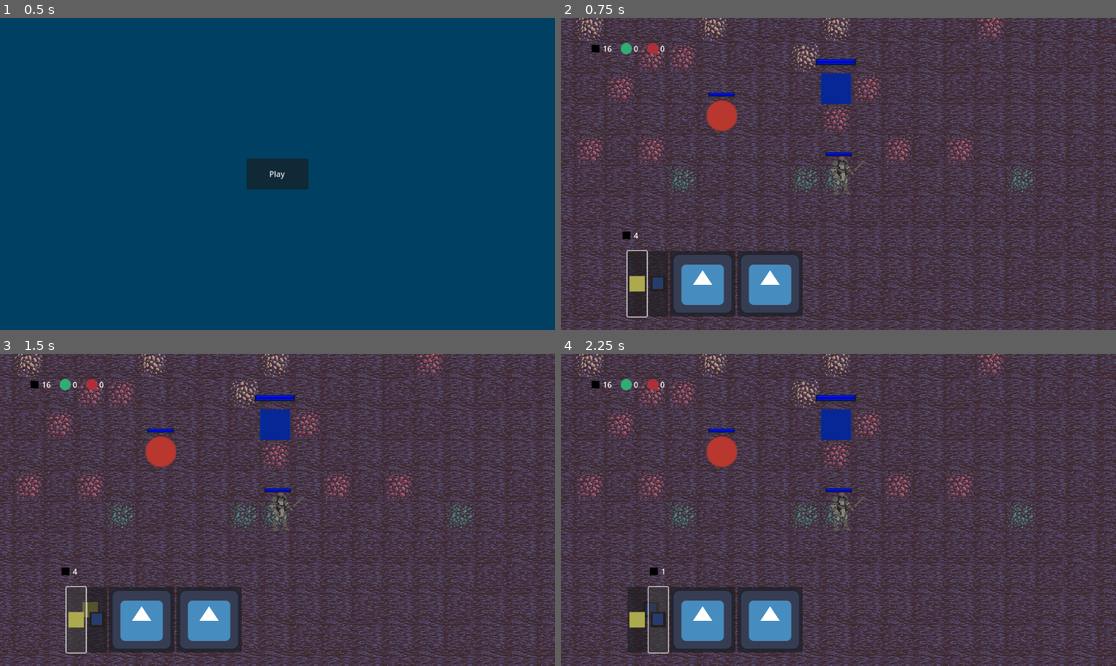
Above: before the commit, frames 1-4 (two rows, left to right).
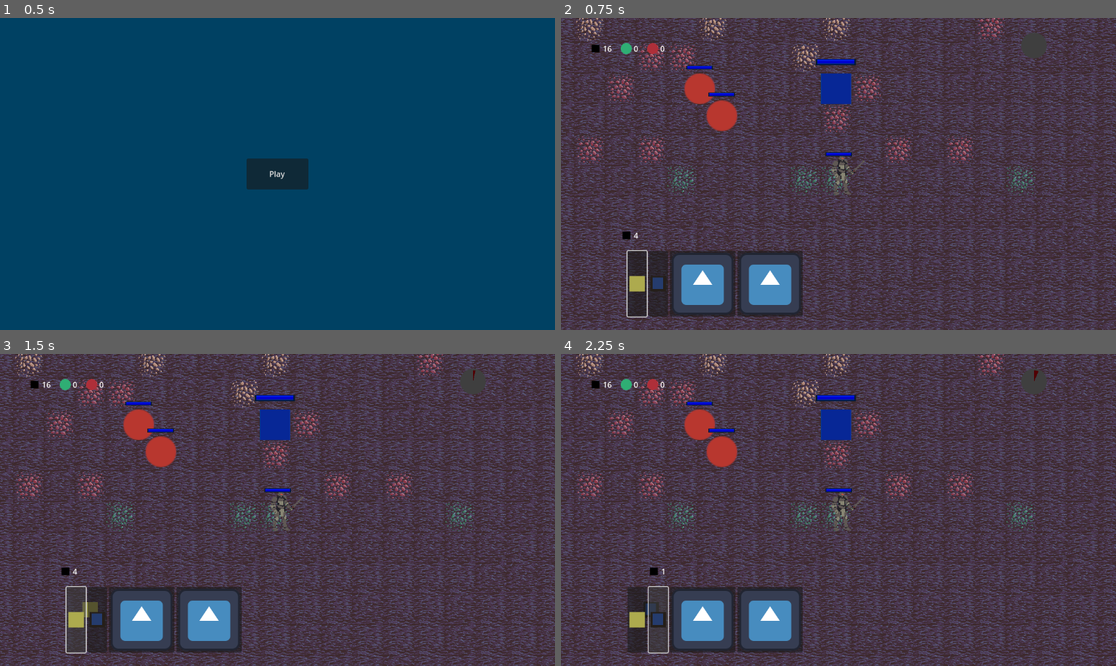
Above: after the commit, the same moments.

Repository: Schmo103/Euclid
Game: Godot game, scene res://menu/menu.tscn
Two runs of this game, one before a commit and one after it. Both use one fixed random seed, a clock stepped at 60 frames per second and the inputs below. The engine's default icon, where the game draws it, is replaced by a stand-in: a white triangle on a blue panel in a dark square.
Inputs (mouse positions are in pixels of both pictures, inside the frame that each line leads up to):
- Up to frame 1 (0.5 s): no input
- Up to frame 2 (0.75 s): click "Play" at 0.5 s
- Up to frame 3 (1.5 s): click (77, 619) at 1.25 s
- Up to frame 4 (2.25 s): click (660, 619) at 2 s

Frame 1 is identical in both runs. In frame 2, 0.5% of the frame differs, in the area x 22-88%, y 4-28%; in frame 3, 0.6%; in frame 4, 0.6%.

Commit message:
FInished laser tower, added wave countdown display, began wave manager

Diff:
--- a/Euclid/enemies/enemy.gd
+++ b/Euclid/enemies/enemy.gd
@@ -18,6 +18,18 @@
 		die()
 
 
+func hit_by_laser(dmg : int) -> void:
+	take_damage(dmg)
+
+
+func hit_by_missile(dmg : int) -> void:
+	take_damage(dmg)
+
+
+func hit_by_shock(dmg : int) -> void:
+	take_damage(dmg)
+
+
 func die() -> void:
 	print("Enemy died")
 	queue_free()
--- a/Euclid/enemies/standard/standard_enemy.gd
+++ b/Euclid/enemies/standard/standard_enemy.gd
@@ -58,7 +58,7 @@
 		#stopping
 		s.set_linear_velocity(Vector2.ZERO)
 
-	var anim_dir : Vector2 = lv.normalized()
+#	var anim_dir : Vector2 = lv.normalized()
 
 
 func set_health(h : int) -> int:
--- a/Euclid/enemies/standard/standard_enemy.tscn
+++ b/Euclid/enemies/standard/standard_enemy.tscn
@@ -16,7 +16,7 @@
 radius = 76.0066
 
 [node name="StandardEnemy" type="RigidBody2D" node_paths=PackedStringArray("health_display", "nav_agent", "state_machine", "target_detector")]
-collision_layer = 5
+collision_layer = 21
 custom_integrator = true
 max_contacts_reported = 1
 contact_monitor = true
--- a/Euclid/game_state/game_state.gd
+++ b/Euclid/game_state/game_state.gd
@@ -16,6 +16,7 @@
 var front_tile_map : TileMap
 var world : World
 var missiles : MissileManager
+var enemy_manager : EnemyManager
 
 #tile size information
 var tile_size : Vector2 = Vector2(32, 32)
--- /dev/null
+++ b/Euclid/in_game_menu/wave_alert.gd
@@ -0,0 +1,76 @@
+class_name WaveAlert
+extends Control
+
+signal end_of_count_down_reached
+
+@export var wave_progress_bar : TextureProgressBar
+
+@export var total_time_till_wave : float = 30:
+	set(v):
+		total_time_till_wave = v
+		wave_progress_bar.max_value = v
+
+var time_till_wave : float:
+	set(v):
+		time_till_wave = v
+		if v < 0:
+			time_till_wave = 0
+		wave_progress_bar.value = total_time_till_wave - time_till_wave
+
+
+var displaying_final_countdown : bool = false
+var final_count_down_message : String = "Wave in: \n"
+var start_count_down_num : int = 3
+var count_down_num : int = start_count_down_num
+var last_rep : bool = false
+var last_rep_message : String = "Wave Began"
+
+
+func _ready() -> void:
+	reset_counter()
+	wave_progress_bar.max_value = total_time_till_wave
+	$Label.visible = false
+
+
+func reset_counter() -> void:
+	time_till_wave = total_time_till_wave
+
+
+func _process(delta) -> void:
+	time_till_wave -= delta
+	if time_till_wave <= 0 and not displaying_final_countdown:
+		display_final_countdown()
+
+
+func display_final_countdown() -> void:
+	wave_progress_bar.visible = false
+	displaying_final_countdown = true
+	$Label.visible = true
+	$Label.text = final_count_down_message + str(count_down_num)
+	last_rep = false
+	$FinalCountDownTimer.wait_time = 1
+	$FinalCountDownTimer.start()
+
+
+func clean_up_final_count_down() -> void:
+	end_of_count_down_reached.emit()
+	reset_counter()
+	displaying_final_countdown = false
+	$Label.visible = false
+	wave_progress_bar.visible = true
+	count_down_num = start_count_down_num
+
+
+func _on_final_count_down_timer_timeout():
+	count_down_num -= 1
+	if count_down_num <= 0:
+		if not last_rep:
+			$FinalCountDownTimer.wait_time = 3
+			$FinalCountDownTimer.start()
+			$Label.text = last_rep_message
+			last_rep = true
+		else:
+			clean_up_final_count_down()
+	else:
+		$Label.text = final_count_down_message + str(count_down_num)
+		$FinalCountDownTimer.start()
--- /dev/null
+++ b/Euclid/in_game_menu/wave_alert.tscn
@@ -0,0 +1,38 @@
+[gd_scene load_steps=4 format=3 uid="uid://bdfwmr3hcam26"]
+
+[ext_resource type="Script" path="res://in_game_menu/wave_alert.gd" id="1_sogbl"]
+[ext_resource type="Texture2D" uid="uid://cyxqog0hwgamp" path="res://in_game_menu/wave_progress_bar_background_image.png" id="2_dhe57"]
+[ext_resource type="Texture2D" uid="uid://istjvgijlljb" path="res://in_game_menu/wave_progress_bar_image.png" id="3_xjg7d"]
+
+[node name="WaveAlert" type="Control" node_paths=PackedStringArray("wave_progress_bar")]
+layout_mode = 3
+anchors_preset = 0
+offset_right = 40.0
+offset_bottom = 40.0
+script = ExtResource("1_sogbl")
+wave_progress_bar = NodePath("WaveProgressBar")
+
+[node name="WaveProgressBar" type="TextureProgressBar" parent="."]
+layout_mode = 0
+offset_left = 950.0
+offset_top = 25.0
+offset_right = 1206.0
+offset_bottom = 281.0
+scale = Vector2(0.25, 0.25)
+value = 100.0
+fill_mode = 4
+texture_under = ExtResource("2_dhe57")
+texture_progress = ExtResource("3_xjg7d")
+
+[node name="Label" type="Label" parent="."]
+layout_mode = 0
+offset_left = 866.0
+offset_top = 40.0
+offset_right = 1103.0
+offset_bottom = 110.0
+horizontal_alignment = 1
+
+[node name="FinalCountDownTimer" type="Timer" parent="."]
+one_shot = true
+
+[connection signal="timeout" from="FinalCountDownTimer" to="." method="_on_final_count_down_timer_timeout"]
--- a/Euclid/project.godot
+++ b/Euclid/project.godot
@@ -75,6 +75,7 @@
 2d_physics/layer_2="TowerLayer"
 2d_physics/layer_3="EnemyLayer"
 2d_physics/layer_4="PlayerLayer"
+2d_physics/layer_5="EnemyShapeForLaserLayer"
 
 [rendering]
 
--- a/Euclid/towers/laser_tower/laser_tower.gd
+++ b/Euclid/towers/laser_tower/laser_tower.gd
@@ -4,6 +4,7 @@
 @export var enemy_detector : Area2D
 @export var laser_fire_postion : Node2D
 @export var laser_line : Line2D
+@export var laser_ray_cast : RayCast2D
 
 @export var damage : int = 20
 
@@ -32,27 +33,33 @@
 			fire_laser()
 	if firing:
 		if is_instance_valid(target):
+			update_laser_ray_cast()
 			draw_laser()
 		else:
-			firing = false
+			quit_firing()
 
 
+#activates laser and related stuff
 func fire_laser() -> void:
 	loaded = false
 	firing = true
-	target.take_damage(damage)
-	draw_laser()
+	target.hit_by_laser(damage)
 	$FireTimer.start()
 	$LoadTimer.start()
+	update_laser_ray_cast()
+	laser_ray_cast.force_raycast_update()
 
 
+#draws the laser
 func draw_laser() -> void:
 	laser_line.visible = true
 	laser_line.clear_points()
 	laser_line.add_point(laser_fire_postion.position)
-	laser_line.add_point(to_local(target.global_position))
+#	laser_line.add_point(to_local(target.global_position))
+	laser_line.add_point(to_local(laser_ray_cast.get_collision_point()))
 
 
+#sets the target of the tower as the closeset enemy in range
 func set_target() -> void:
 	var bodies = enemy_detector.get_overlapping_bodies()
 	if is_instance_valid(target) and bodies.has(target):
@@ -62,11 +69,21 @@
 		var d : float = -1
 		for b in bodies:
 			if b.is_in_group("enemy"):
-				var new_d : float = to_global(position).distance_to(target.global_position)
+				var new_d : float
+				new_d = to_global(position).distance_to(b.global_position)
 				if d == -1 or new_d < d:
 					target = b
 					d = new_d
 		return
+
+
+func update_laser_ray_cast() -> void:
+	laser_ray_cast.target_position = to_local(target.global_position)
+
+
+func quit_firing() -> void:
+	firing = false
+	laser_line.visible = false
 
 
 func can_fire() -> bool:
@@ -78,5 +95,4 @@
 
 
 func _on_fire_timer_timeout():
-	firing = false
-	laser_line.visible = false
+	quit_firing()
--- a/Euclid/towers/laser_tower/laser_tower.tscn
+++ b/Euclid/towers/laser_tower/laser_tower.tscn
@@ -11,12 +11,14 @@
 [sub_resource type="CircleShape2D" id="CircleShape2D_5kc2r"]
 radius = 125.0
 
-[node name="LaserTower" type="StaticBody2D" node_paths=PackedStringArray("enemy_detector", "laser_fire_postion", "laser_line", "health_display", "tower_menu")]
+[node name="LaserTower" type="StaticBody2D" node_paths=PackedStringArray("enemy_detector", "laser_fire_postion", "laser_line", "laser_ray_cast", "health_display", "tower_menu")]
 collision_layer = 3
 script = ExtResource("1_i48fo")
 enemy_detector = NodePath("EnemyDetector")
 laser_fire_postion = NodePath("LaserFirePosition")
 laser_line = NodePath("LaserLine")
+laser_ray_cast = NodePath("LaserRayCast")
+fire_duration = 1.0
 type = 1
 health_display = NodePath("HealthDisplay")
 tower_menu = NodePath("TowerMenu")
@@ -38,7 +40,7 @@
 
 [node name="TowerMenu" parent="." instance=ExtResource("4_mn7y1")]
 
-[node name="LaserFirePosition" type="Node2D" parent="."]
+[node name="LaserFirePosition" type="Marker2D" parent="."]
 
 [node name="LoadTimer" type="Timer" parent="."]
 one_shot = true
@@ -55,7 +57,9 @@
 [node name="LaserLine" type="Line2D" parent="."]
 width = 2.0
 default_color = Color(0.0392157, 0.607843, 0.941176, 1)
-antialiased = true
+
+[node name="LaserRayCast" type="RayCast2D" parent="."]
+collision_mask = 16
 
 [connection signal="timeout" from="LoadTimer" to="." method="_on_load_timer_timeout"]
 [connection signal="timeout" from="FireTimer" to="." method="_on_fire_timer_timeout"]
--- a/Euclid/towers/missile_tower/missile.gd
+++ b/Euclid/towers/missile_tower/missile.gd
@@ -32,7 +32,7 @@
 
 
 func hit(body : Node2D) -> void:
-	body.take_damage(damage)
+	body.hit_by_missile(damage)
 	free_missile()
 
 
--- /dev/null
+++ b/Euclid/world/enemies.gd
@@ -0,0 +1,5 @@
+class_name EnemyManager
+extends Node2D
+
+func _enter_tree() -> void:
+	GameState.enemy_manager = self
--- /dev/null
+++ b/Euclid/world/enemy_spawn_manager.gd
@@ -0,0 +1,49 @@
+class_name EnemySpawnManager
+extends Node2D
+
+@export var wave_alert : WaveAlert
+
+var standard_enemy_scene : PackedScene = preload("res://enemies/standard/standard_enemy.tscn")
+
+var wave_difficulty : int = 1
+var wave : Dictionary = {standard_enemy_scene : 1}
+var wave_nodes : Array[Enemy]
+var wave_spwan_position : Vector2 = Vector2.ZERO
+
+func _ready() -> void:
+	wave_alert.end_of_count_down_reached.connect(_on_final_count_down_ended)
+
+
+func _on_final_count_down_ended() -> void:
+	prep_next_wave()
+	launch_wave()
+
+
+func prep_next_wave() -> void:
+	wave_spwan_position = get_wave_spawn_point()
+	generate_wave()
+
+
+func launch_wave() -> void:
+	#actually instances all the enemies in the wave at wave_spawn_point
+	wave_nodes.clear()
+	for enemy_scene in wave.keys():
+		for i in range(0, wave[enemy_scene]):
+			print("adding node to wave_nodes")
+			var e = enemy_scene.instansiate()
+			e.position = wave_spwan_position
+			wave_nodes.append(e)
+	#spawn first enemy
+	#start spawn delay timer
+	#and make so it goes throught the array, spawning an enemy and removing it from the array on each timeout
+
+
+
+func generate_wave() -> void:
+	#uses wave difficulty to procedurally generate wave adn sets wave Dictionary
+	pass
+
+
+func get_wave_spawn_point() -> Vector2:
+	#if time choose randomly from all spawn point children
+	return $SpawnPoint.position
--- a/Euclid/world/world.gd
+++ b/Euclid/world/world.gd
@@ -23,7 +23,7 @@
 	player_spawn_timer.start()
 
 
-func _on_player_spawn_timer_timeout():
+func _on_player_spawn_timer_timeout() -> void:
 	var p = player_scene.instantiate()
 	p.position = home_tile_pos * GameState.real_tile_size + GameState.real_tile_size * 1.5
 	$Mobs.add_child(p)
--- a/Euclid/world/world.tscn
+++ b/Euclid/world/world.tscn
@@ -6,6 +6,7 @@
 [ext_resource type="Script" path="res://building_system/build_manager.gd" id="3_ioyl6"]
 [ext_resource type="PackedScene" uid="uid://cqn1djklucwvp" path="res://building_system/building_gui/building_gui.tscn" id="3_wdhqa"]
 [ext_resource type="Texture2D" uid="uid://lys7qnvna8qx" path="res://art/navigation_tile_image.png" id="4_6hx1i"]
+[ext_resource type="PackedScene" uid="uid://bdfwmr3hcam26" path="res://in_game_menu/wave_alert.tscn" id="4_hh281"]
 [ext_resource type="PackedScene" uid="uid://wl0jap5jixjj" path="res://towers/commodity_terrain/wood_object/wood_object.tscn" id="5_s60qf"]
 [ext_resource type="Script" path="res://world/back_tile_map.gd" id="5_vpunx"]
 [ext_resource type="PackedScene" uid="uid://c1b6l71w4tch3" path="res://towers/commodity_terrain/iron_object/iron_object.tscn" id="7_p20la"]
@@ -17,9 +18,11 @@
 [ext_resource type="PackedScene" uid="uid://dq3c086d7rslo" path="res://towers/farm_tower/farm_tower.tscn" id="10_krs7q"]
 [ext_resource type="PackedScene" uid="uid://bfdrt2rk4myc2" path="res://towers/terrain/basic_terrain.tscn" id="10_plw24"]
 [ext_resource type="PackedScene" uid="uid://b2kyy21bd4dep" path="res://towers/wall/wall.tscn" id="11_70i1t"]
+[ext_resource type="Script" path="res://world/enemies.gd" id="12_oxqoc"]
 [ext_resource type="PackedScene" uid="uid://cef18jyr72ni8" path="res://towers/missile_tower/missile_tower.tscn" id="12_tmc8m"]
 [ext_resource type="PackedScene" uid="uid://cwte17ddcw616" path="res://towers/laser_tower/laser_tower.tscn" id="13_ythck"]
 [ext_resource type="Script" path="res://world/missiles.gd" id="20_0jy7k"]
+[ext_resource type="Script" path="res://world/enemy_spawn_manager.gd" id="23_aikf7"]
 
 [sub_resource type="NavigationPolygon" id="NavigationPolygon_sv1bm"]
 vertices = PackedVector2Array(-16, -16, 16, -16, 16, 16, -16, 16)
@@ -78,6 +81,8 @@
 [node name="BuildingGUI" parent="GUILayer" instance=ExtResource("3_wdhqa")]
 metadata/_edit_use_anchors_ = true
 
+[node name="WaveAlert" parent="GUILayer" instance=ExtResource("4_hh281")]
+
 [node name="BuildManager" type="Node2D" parent="." node_paths=PackedStringArray("build_icon")]
 script = ExtResource("3_ioyl6")
 build_icon = NodePath("../BuildIcon")
@@ -103,9 +108,13 @@
 position = Vector2(549, 465)
 
 [node name="Enemies" type="Node2D" parent="Mobs"]
+script = ExtResource("12_oxqoc")
 
 [node name="StandardEnemy" parent="Mobs/Enemies" instance=ExtResource("7_tfv0m")]
 position = Vector2(307, 344)
+
+[node name="StandardEnemy2" parent="Mobs/Enemies" instance=ExtResource("7_tfv0m")]
+position = Vector2(261, 288)
 
 [node name="FrontTileMap" type="TileMap" parent="."]
 scale = Vector2(2, 2)
@@ -147,4 +156,13 @@
 [node name="PlayerSpawnTimer" type="Timer" parent="."]
 one_shot = true
 
+[node name="EnemySpawnManager" type="Node2D" parent="." node_paths=PackedStringArray("wave_alert")]
+script = ExtResource("23_aikf7")
+wave_alert = NodePath("../GUILayer/WaveAlert")
+
+[node name="SpawnPoint" type="Marker2D" parent="EnemySpawnManager"]
+
+[node name="SpawnDelayTimer" type="Timer" parent="EnemySpawnManager"]
+one_shot = true
+
 [connection signal="timeout" from="PlayerSpawnTimer" to="." method="_on_player_spawn_timer_timeout"]
Binary file added: Euclid/in_game_menu/wave_progress_bar_background_image.png
Not shown, added: Euclid/in_game_menu/wave_progress_bar_background_image.png.import
Binary file added: Euclid/in_game_menu/wave_progress_bar_image.png
Not shown, added: Euclid/in_game_menu/wave_progress_bar_image.png.import
Not shown: 1 places in Euclid/world/world.tscn that only renumber resources
Not shown, added: Euclid/in_game_menu/wave_progress_bar_background_image.png~
Not shown, added: Euclid/in_game_menu/wave_progress_bar_image - Copy.png~
Not shown, added: Euclid/in_game_menu/wave_progress_bar_image.png~
